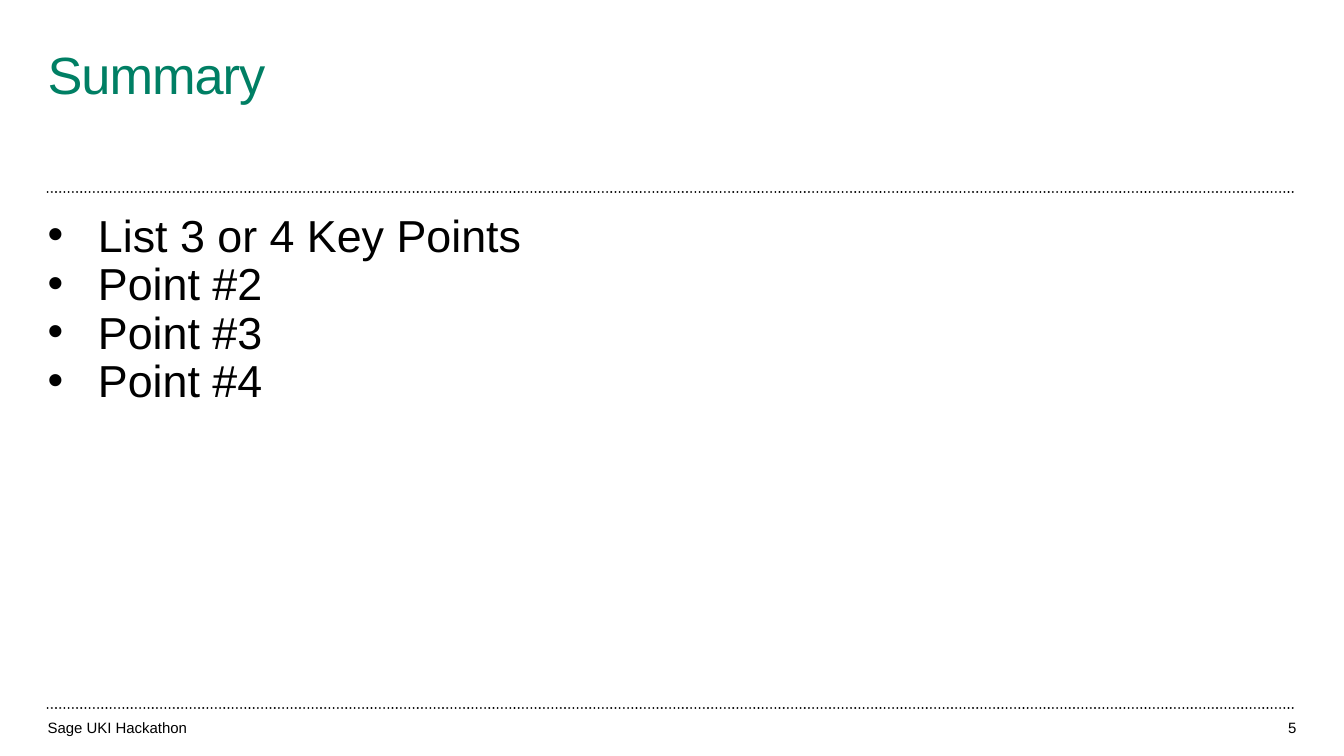
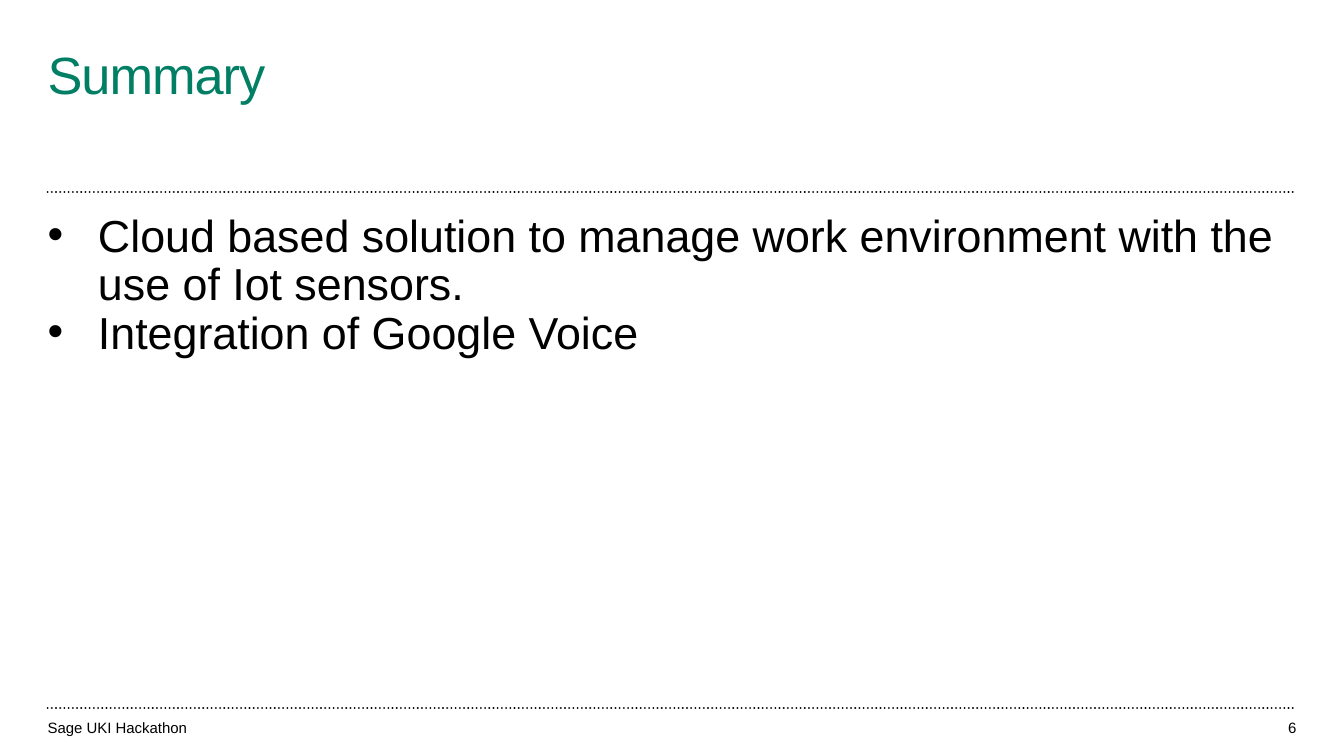
Before and after one commit to siddhantfriends/sage-x3-hackathon-2016, a slide deck: slide 6 of Hackathon 2016-youngexplorers.pptx (slide 5 before the commit). Drawn at 1344x756 pixels with LibreOffice and Linux fonts; fonts in the diff are those of the drawing; background and template pictures are left out. Boxes give left, top, right and bottom in pixels: in the first picture for what was removed or moved away, otherwise in the second. Text is boxed around its words. In the diff, an @@ line names an element or a change of style, - is before the commit and + after.

```diff
--- a/Hackathon 2016-youngexplorers.pptx
+++ b/Hackathon 2016-youngexplorers.pptx
@@ text at bbox=[98, 219, 1273, 358]: text changed @@
-• List 3 or 4 Key Points
-• Point #2
-• Point #3
-• Point #4
+• Cloud based solution to manage work environment with the use of Iot sensors.
+• Integration of Google Voice
```
Also in this commit, not shown: 3 other slides changed, 1 slide added.
